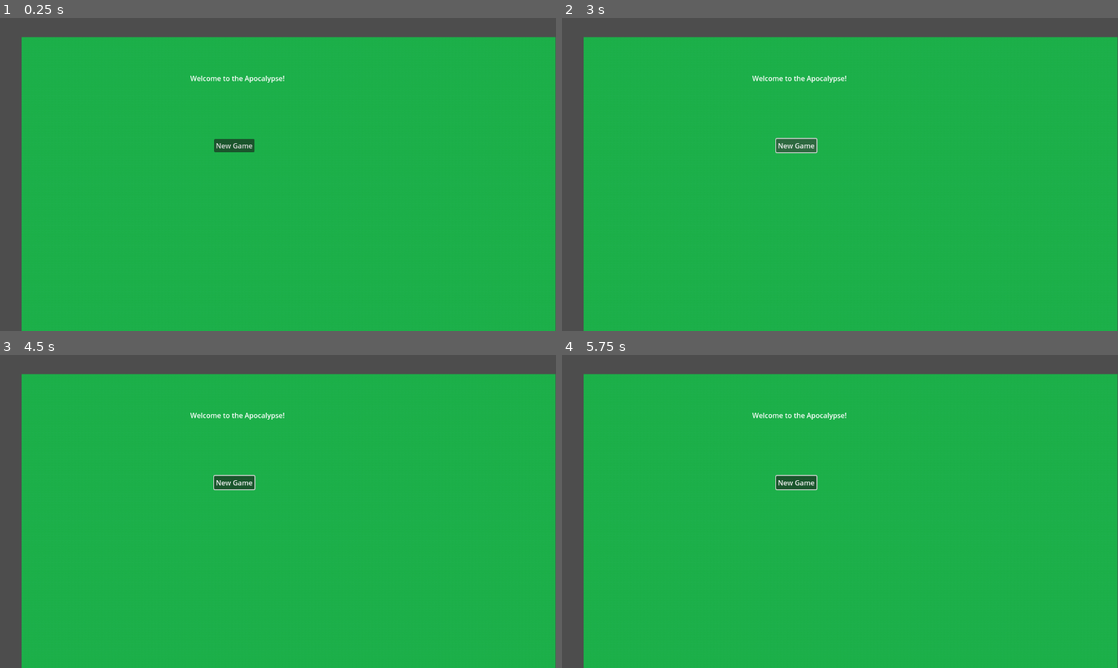
Above: before the commit, frames 1-4 (two rows, left to right).
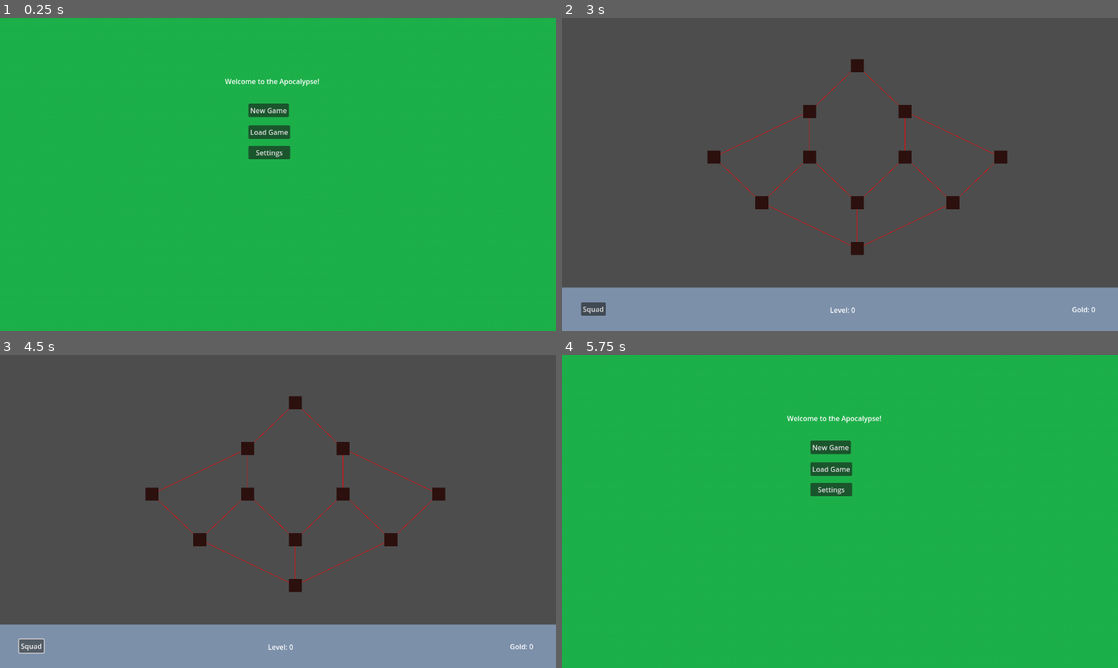
Above: after the commit, the same moments.

Repository: deejai/apocalypse_jam
Game: Godot game, scene res://Main/Views/MainMenu/MainMenuView.tscn
Same seed, same stepped clock (60 frames per second), same inputs: the game is played once before the commit and once after it. Before the commit the project starts from res://Main/Main.tscn.
Inputs (mouse positions are in pixels of both pictures, inside the frame that each line leads up to):
- Up to frame 1 (0.25 s): no input
- Up to frame 2 (3 s): click (828, 130) at 0.5 s, where only the run after the commit has a clickable "Load Game"; click (1084, 315) at 1.25 s, where only the run after the commit has a clickable "Do Something"; click (828, 152) at 2 s, where only the run after the commit has a clickable "Settings"; click "New Game" at 2.75 s
- Up to frame 3 (4.5 s): click (233, 483) at 3.5 s, where only the run before the commit has a clickable "New Game"; click (33, 646) at 4.25 s, where only the run after the commit has a clickable "Squad"
- Up to frame 4 (5.75 s): click (1084, 652) at 5 s, where only the run after the commit has a clickable "Do Something"

The runs differ from the first frame. In frame 1, 12% of the frame differs, in the area x 0-100%, y 0-100%; in frame 2, 91%; in frame 3, 91%, in the area x 0-100%, y 6-100%; in frame 4, 12%.
Error before the commit: Parse Error: Could not resolve class "Unit", because of a parser error. (res://Main/NewGameButton.gd:16)

Commit message:
basic map view created

Diff:
--- a/Main/Classes/Battle.gd
+++ b/Main/Classes/Battle.gd
@@ -1,3 +1,8 @@
 extends Node
 
 class_name Battle
+
+var enemies: Dictionary
+
+func _init():
+	pass
--- a/Main/Classes/Floor.gd
+++ b/Main/Classes/Floor.gd
@@ -3,6 +3,59 @@
 class_name Floor
 
 var start: FloorNode
+var current: FloorNode
+var end: FloorNode
 
-func _init():
-	pass
+func _init(level: int):
+	start = FloorNode.new(0)
+	current = start
+
+	var node_1_1 = FloorNode.new(0)
+	var node_1_2 = FloorNode.new(0)
+	var node_1_3 = FloorNode.new(0)
+
+	var node_2_1 = FloorNode.new(0)
+	var node_2_2 = FloorNode.new(0)
+	var node_2_3 = FloorNode.new(0)
+	var node_2_4 = FloorNode.new(0)
+
+	var node_3_1 = FloorNode.new(0)
+	var node_3_2 = FloorNode.new(0)
+
+	end = FloorNode.new(0)
+
+	# First layer
+	FloorNode.link(start, node_1_1)
+	FloorNode.link(start, node_1_2)
+	FloorNode.link(start, node_1_3)
+
+	# Second Layer
+	FloorNode.link(node_1_1, node_2_1)
+	FloorNode.link(node_1_1, node_2_2)
+	FloorNode.link(node_1_2, node_2_2)
+	FloorNode.link(node_1_2, node_2_3)
+	FloorNode.link(node_1_3, node_2_3)
+	FloorNode.link(node_1_3, node_2_4)
+
+	# Third Layer
+	FloorNode.link(node_2_1, node_3_1)
+	FloorNode.link(node_2_2, node_3_1)
+	FloorNode.link(node_2_3, node_3_2)
+	FloorNode.link(node_2_4, node_3_2)
+
+	# Boss Layer
+	FloorNode.link(node_3_1, end)
+	FloorNode.link(node_3_2, end)
+
+
+func get_depth():
+	return _get_depth_rec(start)
+
+func _get_depth_rec(node: FloorNode):
+	var max_depth = 0
+	for c in node.next:
+		var depth = _get_depth_rec(c)
+		if(depth > max_depth):
+			max_depth = depth
+
+	return max_depth + 1
--- a/Main/Classes/FloorNode.gd
+++ b/Main/Classes/FloorNode.gd
@@ -2,20 +2,26 @@
 
 class_name FloorNode
 
-var next: Array
-var prev: Array
-var battle: Battle
+var next: Array = []
+var prev: Array = []
+var battle: Battle = null
+var level: int
+var sceneNode: Node2D
 
-func _init():
-	next = []
-	prev = []
+func _init(level: int, prev=null, next=null):
+	self.level = level
+
+	if(prev != null):
+		self.prev = prev
+	if(next != null):
+		self.next = next
+
 	print("Created FloorNode")
 
-	# if it has visuals, use a scene with a script attached to its root node
-	unit = load("res://Main/Classes/Unit/Unit.tscn").instantiate()
-	Unit.new()
 
-	# if its purely data, use a class
-	floor = Floor.new()
+static func link(prev_node, next_node):
+	if prev_node not in next_node.prev:
+		next_node.prev.append(prev_node)
 
-	pass
+	if next_node not in prev_node.next:
+		prev_node.next.append(next_node)
--- a/Main/Classes/Player.gd
+++ b/Main/Classes/Player.gd
@@ -1,15 +1,11 @@
-extends Node2D
+extends Node
 
-var gold: int
-var floor: Floor
-var squad_active: Array
-var squad_inactive: Array
+class_name Player
 
-# Called when the node enters the scene tree for the first time.
-func _ready():
-	pass # Replace with function body.
+var gold: int = 0
+var floor: Floor = null
+var squad_active: Array = []
+var squad_inactive: Array = []
 
-
-# Called every frame. 'delta' is the elapsed time since the previous frame.
-func _process(delta):
-	pass
+func _init():
+	floor = Floor.new(0)
--- a/Main/Classes/Unit.gd
+++ b/Main/Classes/Unit.gd
@@ -2,10 +2,12 @@
 
 class_name Unit
 
-func _init(x, y):
+var status: String = "healthy"
 
+func _init():
+	pass
 
 func arena_load(x, y):
-	var scene = load("res://Classes/Unit/Unit.tscn")
+	var scene = load("res://Views/ArenaView/ArenaViewUnit.tscn")
 	# set the scene data
 	# modify children
--- a/Main/Main.gd
+++ b/Main/Game.gd
@@ -1,13 +1,13 @@
 extends Node
 
-var state = {
-	"Gold": 100,
-	"Floor": 1,
-}
+var width = 1280
+var height = 720
+
+var player = Player.new()
+
 # Called when the node enters the scene tree for the first time.
 func _ready():
-	pass # Replace with function body.
-
+	pass
 
 # Called every frame. 'delta' is the elapsed time since the previous frame.
 func _process(delta):
--- a/Main/Main.tscn
+++ /dev/null
@@ -1,27 +0,0 @@
-[gd_scene load_steps=3 format=3 uid="uid://e6ewxtv3t6mi"]
-
-[ext_resource type="Texture2D" uid="uid://dr3t3leqakn6s" path="res://Assets/bg.png" id="1_bxvy3"]
-[ext_resource type="Script" path="res://Main/NewGameButton.gd" id="2_v31y1"]
-
-[node name="Node2D" type="Node2D"]
-
-[node name="Sprite2D" type="Sprite2D" parent="."]
-position = Vector2(50, 44)
-scale = Vector2(1.92332, 1.41223)
-texture = ExtResource("1_bxvy3")
-centered = false
-
-[node name="Button" type="Button" parent="."]
-offset_left = 493.0
-offset_top = 278.0
-offset_right = 586.0
-offset_bottom = 309.0
-text = "New Game"
-script = ExtResource("2_v31y1")
-
-[node name="Label" type="Label" parent="."]
-offset_left = 438.0
-offset_top = 127.0
-offset_right = 673.0
-offset_bottom = 159.0
-text = "Welcome to the Apocalypse!"
--- a/Main/Views/ArenaView/ArenaUnit.tscn
+++ /dev/null
@@ -1,6 +0,0 @@
-[gd_scene format=3 uid="uid://vcva71anbi85"]
-
-[node name="Unit" type="Node2D"]
-
-[node name="Polygon2D" type="Polygon2D" parent="."]
-polygon = PackedVector2Array(-20, -20, 20, -20, 20, 20, -20, 20)
--- a/Main/Views/ArenaView/ArenaView.gd
+++ b/Main/Views/ArenaView/ArenaView.gd
@@ -4,12 +4,10 @@
 # Called when the node enters the scene tree for the first time.
 func _ready():
 	# place our units
-	var u = Unit.new()
-	print(u)
-	add_child(u)
 	# generate enemy units based on progress and current map node
 	# place enemy units
 	# battle starts
+	pass
 
 # Called every frame. 'delta' is the elapsed time since the previous frame.
 func _process(delta):
--- /dev/null
+++ b/Main/Views/ArenaView/ArenaViewUnit.gd
@@ -0,0 +1,10 @@
+extends Node2D
+
+# Called when the node enters the scene tree for the first time.
+func _ready():
+	pass # Replace with function body.
+
+
+# Called every frame. 'delta' is the elapsed time since the previous frame.
+func _process(delta):
+	pass
--- /dev/null
+++ b/Main/Views/ArenaView/ArenaViewUnit.tscn
@@ -0,0 +1,9 @@
+[gd_scene load_steps=2 format=3 uid="uid://vcva71anbi85"]
+
+[ext_resource type="Script" path="res://Main/Views/ArenaView/ArenaViewUnit.gd" id="1_wkwtb"]
+
+[node name="Unit" type="Node2D"]
+script = ExtResource("1_wkwtb")
+
+[node name="Polygon2D" type="Polygon2D" parent="."]
+polygon = PackedVector2Array(-20, -20, 20, -20, 20, 20, -20, 20)
--- a/Main/NewGameButton.gd
+++ b/Main/Views/MainMenu/LoadGameButton.gd
@@ -13,5 +13,4 @@
 
 func _button_pressed():
 	add_child(load("res://Main/Views/MapView/MapView.tscn").instantiate())
-	add_child(Unit.new())
-	print("Tets")
+	print("Load Game")
--- /dev/null
+++ b/Main/Views/MainMenu/MainMenuView.gd
@@ -0,0 +1,19 @@
+extends Node
+
+var map_view = load("res://Main/Views/MapView/MapView.tscn")
+
+# Called when the node enters the scene tree for the first time.
+func _ready():
+	$NewGameButton.connect("pressed", func():
+		print("New Game")
+		self.get_tree().change_scene_to_packed(map_view)
+	)
+
+	$LoadGameButton.connect("pressed", func():
+		print("Load Game")
+		self.get_tree().change_scene_to_packed(map_view)
+	)
+
+# Called every frame. 'delta' is the elapsed time since the previous frame.
+func _process(delta):
+	pass
--- /dev/null
+++ b/Main/Views/MainMenu/MainMenuView.tscn
@@ -0,0 +1,45 @@
+[gd_scene load_steps=3 format=3 uid="uid://btnuj1rtn7wfp"]
+
+[ext_resource type="Script" path="res://Main/Views/MainMenu/MainMenuView.gd" id="1_o5j0x"]
+[ext_resource type="Texture2D" uid="uid://dr3t3leqakn6s" path="res://Assets/bg.png" id="1_wure4"]
+
+[node name="MainMenuView" type="Node2D"]
+script = ExtResource("1_o5j0x")
+
+[node name="Sprite2D" type="Sprite2D" parent="."]
+scale = Vector2(2.01878, 1.44181)
+texture = ExtResource("1_wure4")
+centered = false
+metadata/_edit_lock_ = true
+
+[node name="NewGameButton" type="Button" parent="."]
+offset_left = 572.0
+offset_top = 197.0
+offset_right = 665.0
+offset_bottom = 228.0
+text = "New Game"
+metadata/_edit_use_anchors_ = true
+
+[node name="LoadGameButton" type="Button" parent="."]
+offset_left = 572.0
+offset_top = 247.0
+offset_right = 668.0
+offset_bottom = 278.0
+text = "Load Game"
+metadata/_edit_use_anchors_ = true
+
+[node name="SettingsButton" type="Button" parent="."]
+offset_left = 572.0
+offset_top = 294.0
+offset_right = 668.0
+offset_bottom = 325.0
+text = "Settings"
+metadata/_edit_use_anchors_ = true
+
+[node name="Label" type="Label" parent="."]
+offset_left = 518.0
+offset_top = 134.0
+offset_right = 753.0
+offset_bottom = 166.0
+text = "Welcome to the Apocalypse!"
+metadata/_edit_use_anchors_ = true
--- /dev/null
+++ b/Main/Views/MapView/MapView.gd
@@ -0,0 +1,68 @@
+extends Node
+
+
+
+var main_menu = load("res://Main/Views/MainMenu/MainMenuView.tscn")
+var nav_frame = load("res://Main/Views/NavFrame/NavFrame.tscn")
+
+# Called when the node enters the scene tree for the first time.
+func _ready():
+	$ReturnToMainMenu.connect("pressed", func(): get_tree().change_scene_to_packed(main_menu))
+
+	add_child(nav_frame.instantiate())
+
+	var start = Game.player.floor.start
+	var hpad = 200
+	var vpad = 100
+	var bounds = {"left": hpad, "right": Game.width-hpad, "top": vpad, "bottom": Game.height-vpad-100}
+
+	var depth = Game.player.floor.get_depth()
+	var node_hierarchy = []
+	for i in range(depth):
+		node_hierarchy.append([])
+
+	var visited = [{"n": Game.player.floor.start, "d": 0}]
+	var queue = [{"n": Game.player.floor.start, "d": 0}]
+	var curr_depth = 0
+
+	while queue.is_empty() == false:
+		var qn = queue.pop_front() # dequeue
+#		print(qn.n.level)
+		node_hierarchy[qn.d].append(qn.n)
+
+		for neighbour in qn.n.next:
+			var vv = []
+			for v in visited:
+				vv.append(v.n)
+			if neighbour not in vv:
+				visited.append({"n": neighbour, "d": qn.d+1})
+				queue.append({"n": neighbour, "d": qn.d+1})
+
+	var max_breadth = 0
+	for d in node_hierarchy:
+		if d.size() > max_breadth:
+			max_breadth = d.size()
+
+	var bandaid_x = 150
+	var bandaid_y = 110
+
+	var mapnode_res = load("res://Main/Views/MapView/MapViewNode.tscn")
+	for r in range(len(node_hierarchy)):
+		var layer = node_hierarchy[r]
+		var y_pos = vpad if len(node_hierarchy) == 1 else bounds.bottom - (vpad + r * (bounds.bottom-bounds.top)/(len(node_hierarchy)-1))
+		var x_span = (bounds.right - bounds.left) * 1.0 * len(layer)/max_breadth
+		var x_pad = (1.0 * ((bounds.right - bounds.left) - x_span)) / 2
+		print("xs ", x_span)
+		print("xp ", x_pad)
+		var x_spacing = x_span / len(layer)
+		for c in range(len(layer)):
+			var floorNode = layer[c]
+			var x_pos = bounds.left + x_pad + c * x_spacing
+#			print(r, c)
+			var mapnode = mapnode_res.instantiate().init(floorNode, x_pos + bandaid_x, y_pos + bandaid_y)
+#			print(mapnode.position)
+			add_child(mapnode)
+
+# Called every frame. 'delta' is the elapsed time since the previous frame.
+func _process(delta):
+	pass
--- a/Main/Views/MapView/MapView.tscn
+++ b/Main/Views/MapView/MapView.tscn
@@ -1,11 +1,20 @@
-[gd_scene format=3 uid="uid://bwninh6kj626c"]
+[gd_scene load_steps=2 format=3 uid="uid://bwninh6kj626c"]
+
+[ext_resource type="Script" path="res://Main/Views/MapView/MapView.gd" id="1_vvenp"]
 
 [node name="MapView" type="Node2D"]
-position = Vector2(254, 83)
+script = ExtResource("1_vvenp")
 
-[node name="Button" type="Button" parent="."]
-offset_left = -61.0
-offset_top = -15.0
-offset_right = 56.0
-offset_bottom = 16.0
+[node name="ReturnToMainMenu" type="Button" parent="."]
+offset_left = 1144.0
+offset_top = 666.0
+offset_right = 1261.0
+offset_bottom = 697.0
 text = "Do Something"
+metadata/_edit_use_anchors_ = true
+
+[node name="Polygon2D" type="Polygon2D" parent="."]
+visible = false
+z_index = -1
+polygon = PackedVector2Array(0, 0, 1280, 0, 1280, 720, 0, 720)
+metadata/_edit_lock_ = true
--- /dev/null
+++ b/Main/Views/MapView/MapViewNode.gd
@@ -0,0 +1,29 @@
+extends Node2D
+
+var floorNode: FloorNode
+
+func init(floorNode: FloorNode, x: int, y: int):
+	self.position = Vector2i(x, y)
+	self.floorNode = floorNode
+	floorNode.sceneNode = self # what if it had a sceneNode and we just overwrote it? probably won't happen :/
+
+	for prev in floorNode.prev:
+		if prev.sceneNode:
+			prev.sceneNode._draw()
+
+	return self
+
+# Called when the node enters the scene tree for the first time.
+func _ready():
+	pass # Replace with function body.
+
+
+# Called every frame. 'delta' is the elapsed time since the previous frame.
+func _process(delta):
+	pass
+
+func _draw():
+	for next in floorNode.next:
+		if is_instance_valid(next.sceneNode):
+#			print(next.sceneNode.position - self.position)
+			draw_line(Vector2i(0,0), next.sceneNode.position - self.position, Color(255, 0, 0), 1)
--- /dev/null
+++ b/Main/Views/MapView/MapViewNode.tscn
@@ -0,0 +1,10 @@
+[gd_scene load_steps=2 format=3 uid="uid://ct7o5ljs7ycc"]
+
+[ext_resource type="Script" path="res://Main/Views/MapView/MapViewNode.gd" id="1_2xf4i"]
+
+[node name="MapViewNode" type="Node2D"]
+script = ExtResource("1_2xf4i")
+
+[node name="Node" type="Polygon2D" parent="."]
+color = Color(0.172549, 0.0627451, 0.0588235, 1)
+polygon = PackedVector2Array(-15, -15, 15, -15, 15, 15, -15, 15)
--- a/project.godot
+++ b/project.godot
@@ -23,23 +23,35 @@
 "class": &"FloorNode",
 "language": &"GDScript",
 "path": "res://Main/Classes/FloorNode.gd"
+}, {
+"base": "Node",
+"class": &"Player",
+"language": &"GDScript",
+"path": "res://Main/Classes/Player.gd"
+}, {
+"base": "Node",
+"class": &"Unit",
+"language": &"GDScript",
+"path": "res://Main/Classes/Unit.gd"
 }]
 _global_script_class_icons={
 "Battle": "",
 "Floor": "",
-"FloorNode": ""
+"FloorNode": "",
+"Player": "",
+"Unit": ""
 }
 
 [application]
 
 config/name="Apocalypse Td"
-run/main_scene="res://Main/Main.tscn"
+run/main_scene="res://Main/Views/MainMenu/MainMenuView.tscn"
 config/features=PackedStringArray("4.0", "Forward Plus")
 config/icon="res://icon.svg"
 
 [autoload]
 
-Main="*res://Main/Main.gd"
+Game="*res://Main/Game.gd"
 
 [display]
 
